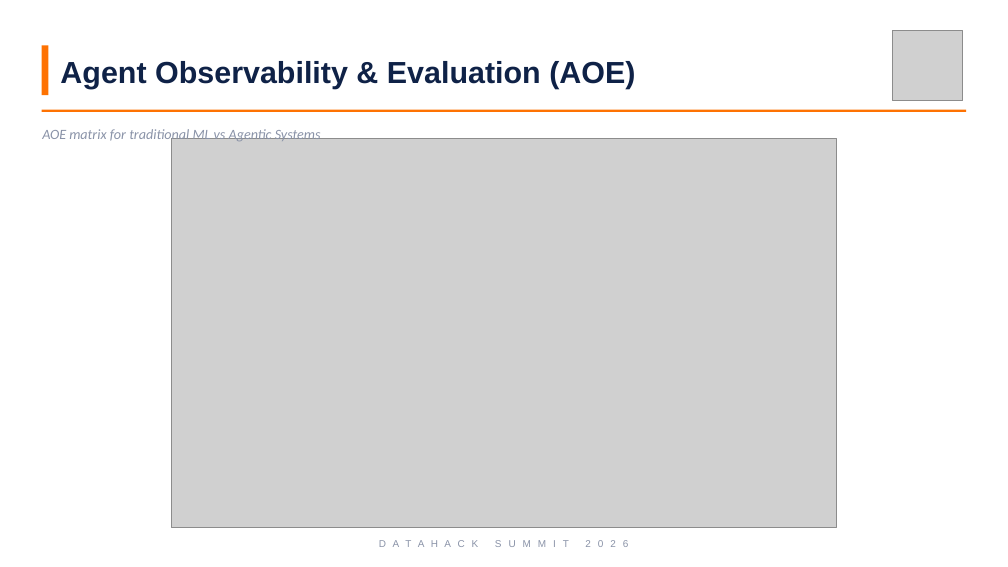
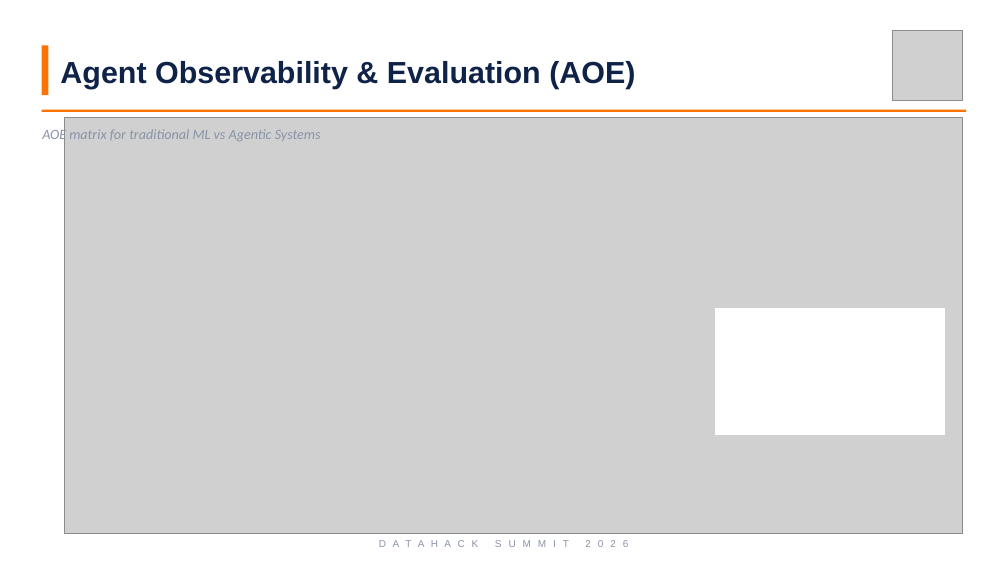
Before and after one commit to adib0073/AV_DATA_HACK_2026_AGENTS, a slide deck: slide 8 of slides/Dr. Aditya Bhattacharya_new .pptx. Drawn at 1008x567 pixels with LibreOffice and Linux fonts; fonts in the diff are those of the drawing; grey boxes stand for pictures. Boxes give left, top, right and bottom in pixels: in the first picture for what was removed or moved away, otherwise in the second. Text is boxed around its words. In the diff, an @@ line names an element or a change of style, - is before the commit and + after.

```diff
--- a/slides/Dr. Aditya Bhattacharya_new .pptx
+++ b/slides/Dr. Aditya Bhattacharya_new .pptx
@@ picture: place and size @@
-picture at (172, 138, 837, 529)
+picture at (64, 117, 963, 534)
@@ rectangle added at (716, 309, 945, 435), fill #FFFFFF, outline #FFFFFF 1 pt @@
```
Also in this commit, not shown: 22 other slides changed.
